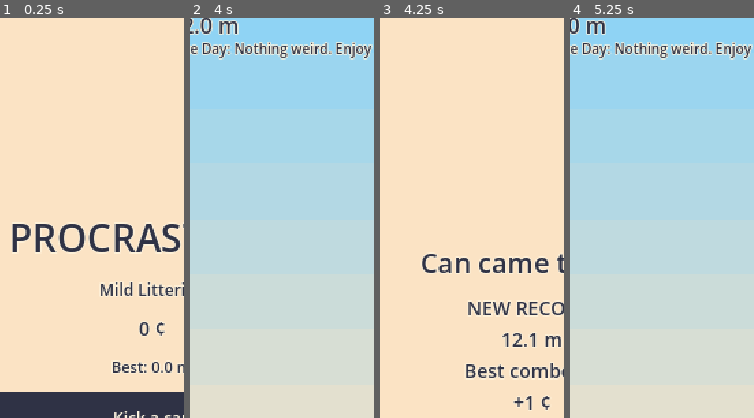
Above: before the commit, frames 1-4 (left to right).
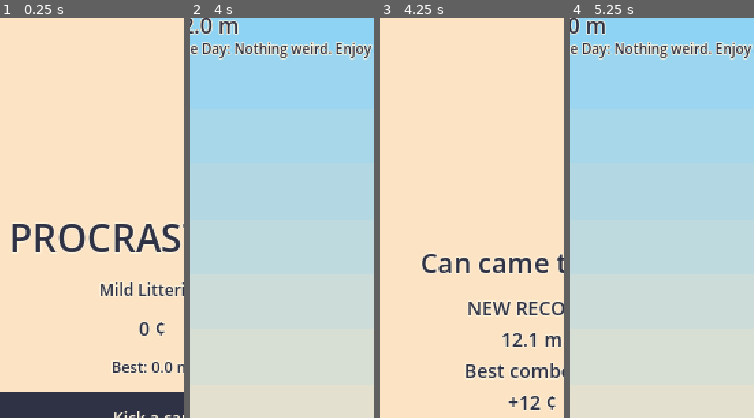
Above: after the commit, the same moments.

Repository: mwharris13/procrastican
Game: Godot game, scene res://scenes/main.tscn
The game is run twice, just before and just after one commit, with the same random seed, the same clock (stepped at 60 frames per second) and the same inputs.
Inputs (mouse positions are % of the whole screen's width and height, from its top left):
- Up to frame 1 (0.25 s): no input
- Up to frame 2 (4 s): click "Kick a can" at 0.5 s; tap Enter at 1.25 s; move the mouse to (45, 70) at 1.27 s; hold Shift 1.28-2 s; click (45, 70) at 1.42 s; tap Space at 2 s; drag from (80, 65) to (45, 70) at 2.02 s; move the mouse to (20, 35) at 2.77 s; tap Ctrl at 2.85 s; click (20, 35) at 2.92 s; drag from (55, 50) to (20, 35) at 3.52 s
- Up to frame 3 (4.25 s): no input
- Up to frame 4 (5.25 s): click "Kick again" at 4.25 s; click "Kick again" at 5 s
The pictures show only the part of the screen within x 9-59%, y 2-52%; the shares and areas given below are measured in that part.

Frames 1-2 are identical in both runs. In frame 3, 0.5% of the frame differs, in the area x 69-96%, y 94-98%; in frame 4, nothing differs.

Commit message:
Tune economy and add balance simulation test
Gentler kick bleed, retuned costs/coins, tailwind cuts; dry-streak bar 10 per user ruling.

Diff:
--- a/data/modifiers.json
+++ b/data/modifiers.json
@@ -1,7 +1,7 @@
 [
 	{"id": "nice_day", "name": "Nice Day", "desc": "Nothing weird. Enjoy it.", "weight": 4, "effects": []},
-	{"id": "downhill", "name": "Downhill", "desc": "The street slopes your way", "weight": 2, "effects": [{"stat": "tailwind", "op": "add", "value": 1.0}, {"stat": "ground_friction", "op": "mul", "value": 0.7}]},
-	{"id": "windy", "name": "Windy", "desc": "Tailwind all run", "weight": 2, "effects": [{"stat": "tailwind", "op": "add", "value": 1.5}]},
+	{"id": "downhill", "name": "Downhill", "desc": "The street slopes your way", "weight": 2, "effects": [{"stat": "tailwind", "op": "add", "value": 0.6}, {"stat": "ground_friction", "op": "mul", "value": 0.7}]},
+	{"id": "windy", "name": "Windy", "desc": "Tailwind all run", "weight": 2, "effects": [{"stat": "tailwind", "op": "add", "value": 0.8}]},
 	{"id": "garbage_day", "name": "Garbage Day", "desc": "Trash cans everywhere", "weight": 2, "effects": [{"stat": "helper_freq", "op": "mul", "value": 1.6}]},
 	{"id": "rain_slick", "name": "Rain-Slick", "desc": "Slippery and dull bounces, +20% coins", "weight": 2, "effects": [{ …(223 unchanged characters)…
 ]
--- a/data/objects.json
+++ b/data/objects.json
@@ -1,11 +1,11 @@
 {
-	"mailbox":     {"kind": "helper", "height": 1.3, "bounce_vy": 8.0,  "speed_mult": 1.10, "combo": 1, "color": "4a6fa5"},
+	"mailbox":     {"kind": "helper", "height": 1.3, "bounce_vy": 8.0,  "speed_mult": 1.05, "combo": 1, "color": "4a6fa5"},
 	"trash_can":   {"kind": "helper", "height": 1.1, "bounce_vy": 9.0,  "speed_mult": 1.00, "combo": 1, "color": "7d8597"},
-	"dog":         {"kind": "helper", "height": 0.6, "bounce_vy": 10.0, "speed_mult": 1.15, "combo": 2, "color": "c08552"},
-	"car":         {"kind": "helper", "height": 1.6, "bounce_vy": 9.0,  "speed_mult": 1.20, "combo": 1, "color": "e63946"},
-	"pigeon":      {"kind": "helper", "height": 2.5, "bounce_vy": 6.0,  "speed_mult": 1.05, "combo": 1, "color": "9aa5b1"},
-	"guardrail":   {"kind": "helper", "height": 1.0, "bounce_vy": 7.0,  "speed_mult": 1.10, "combo": 1, "color": "c0c0c0"},
-	"truck":       {"kind": "helper", "height": 3.0, "bounce_vy": 10.0, "speed_mult": 1.30, "combo": 2, "color": "f4a261"},
+	"dog":         {"kind": "helper", "height": 0.6, "bounce_vy": 10.0, "speed_mult": 1.08, "combo": 2, "color": "c08552"},
+	"car":         {"kind": "helper", "height": 1.6, "bounce_vy": 9.0,  "speed_mult": 1.08, "combo": 1, "color": "e63946"},
+	"pigeon":      {"kind": "helper", "height": 2.5, "bounce_vy": 6.0,  "speed_mult": 1.02, "combo": 1, "color": "9aa5b1"},
+	"guardrail":   {"kind": "helper", "height": 1.0, "bounce_vy": 7.0,  "speed_mult": 1.00, "combo": 1, "color": "c0c0c0"},
+	"truck":       {"kind": "helper", "height": 3.0, "bounce_vy": 10.0, "speed_mult": 1.00, "combo": 2, "color": "f4a261"},
 	"puddle":      {"kind": "hazard", "width": 2.5, "speed_keep": 0.55, "color": "6fa8dc"},
 	"grass":       {"kind": "hazard", "width": 4.0, "speed_keep": 0.60, "color": "7fb069"},
 	"storm_drain": {"kind": "hazard", "width": 1.0, "speed_keep": 0.40, "color": "2b2d42"},
--- a/data/perks.json
+++ b/data/perks.json
@@ -1,8 +1,8 @@
 [
-	{"id": "bouncy_hood", "name": "Bouncy Neighborhood", "desc": "Helper bounces +40% speed", "rarity": "common", "effects": [{"stat": "helper_speed_mult", "op": "mul", "value": 1.4}]},
+	{"id": "bouncy_hood", "name": "Bouncy Neighborhood", "desc": "Helper bounces +40% speed", "rarity": "common", "effects": [{"stat": "helper_speed_mult", "op": "mul", "value": 1.1}]},
 	{"id": "long_legs", "name": "Long Legs", "desc": "Good window +25%", "rarity": "common", "effects": [{"stat": "good_window", "op": "mul", "value": 1.25}]},
 	{"id": "lucky_penny", "name": "Lucky Penny", "desc": "+25% coins this run", "rarity": "common", "effects": [{"stat": "coin_mult", "op": "mul", "value": 1.25}]},
-	{"id": "second_wind", "name": "Second Wind", "desc": "A steady tailwind", "rarity": "common", "effects": [{"stat": "tailwind", "op": "add", "value": 0.8}]},
+	{"id": "second_wind", "name": "Second Wind", "desc": "A steady tailwind", "rarity": "common", "effects": [{"stat": "tailwind", "op": "add", "value": 0.4}]},
 	{"id": "super_kick", "name": "Super Kick", "desc": "Every 5th Perfect is a Super Kick", "rarity": "rare", "effects": [{"stat": "super_kick_every", "op": "add", "value": 5.0}]},
 	{"id": "trampolines", "name": "Puddle Trampolines", "desc": "Puddles bounce you up", "rarity": "rare", "effects": [{"stat": "puddle_trampoline", "op": "add", "value": 1.0}]},
 	{"id": "spare_kick", "name": "Spare Kick", "desc": "+1 air kick this run", "rarity": "rare", "effects": [{"stat": "air_kicks", "op": "add", "value": 1.0}]},
--- a/data/tuning.json
+++ b/data/tuning.json
@@ -12,9 +12,9 @@
 	"restitution_miss": 0.35,
 	"miss_vx_keep": 0.6,
 	"restitution_good": 0.7,
-	"good_vx_keep": 0.85,
+	"good_vx_keep": 0.93,
 	"restitution_perfect": 0.9,
-	"perfect_vx_boost": 0.97,
+	"perfect_vx_boost": 0.98,
 	"rekick_vy_min": 7.0,
 	"roll_vy": 1.5,
 	"ground_friction": 6.0,
@@ -30,7 +30,7 @@
 	"helper_speed_mult": 1.0,
 	"helper_freq": 1.0,
 	"puddle_trampoline": 0.0,
-	"coin_per_meter": 0.1,
+	"coin_per_meter": 1.0,
 	"coin_mult": 1.0,
 	"combo_step": 0.1,
 	"rare_mult": 1.0,
--- a/data/upgrades.json
+++ b/data/upgrades.json
@@ -1,20 +1,20 @@
 [
-	{"id": "kick_power", "track": "gear", "name": "Kick Power", "desc": "Harder launch kick", "base_cost": 10, "cost_growth": 1.55, "max_level": 40,
-	 "effects": [{"stat": "launch_speed_max", "op": "add", "value": 1.0}, {"stat": "max_speed", "op": "add", "value": 1.5}]},
-	{"id": "sneakers", "track": "gear", "name": "Sneakers", "desc": "Perfect kicks keep more speed", "base_cost": 25, "cost_growth": 1.65, "max_level": 30,
-	 "effects": [{"stat": "perfect_vx_boost", "op": "add", "value": 0.004}]},
-	{"id": "timing", "track": "skills", "name": "Timing", "desc": "Wider Perfect and Good windows", "base_cost": 30, "cost_growth": 1.7, "max_level": 20,
-	 "effects": [{"stat": "perfect_window", "op": "mul", "value": 1.05}, {"stat": "good_window", "op": "mul", "value": 1.04}]},
+	{"id": "kick_power", "track": "gear", "name": "Kick Power", "desc": "Harder launch kick", "base_cost": 10, "cost_growth": 1.5, "max_level": 40,
+	 "effects": [{"stat": "launch_speed_max", "op": "add", "value": 2.0}, {"stat": "max_speed", "op": "add", "value": 3.0}]},
+	{"id": "sneakers", "track": "gear", "name": "Sneakers", "desc": "Perfect kicks keep more speed", "base_cost": 25, "cost_growth": 1.55, "max_level": 30,
+	 "effects": [{"stat": "perfect_vx_boost", "op": "add", "value": 0.00035}]},
+	{"id": "timing", "track": "skills", "name": "Timing", "desc": "Wider Perfect and Good windows", "base_cost": 12, "cost_growth": 1.5, "max_level": 20,
+	 "effects": [{"stat": "perfect_window", "op": "mul", "value": 1.10}, {"stat": "good_window", "op": "mul", "value": 1.04}]},
 	{"id": "reach", "track": "skills", "name": "Reach", "desc": "Bigger tap area", "base_cost": 20, "cost_growth": 1.6, "max_level": 15,
 	 "effects": [{"stat": "tap_reach_m", "op": "mul", "value": 1.06}]},
-	{"id": "combo", "track": "skills", "name": "Combo", "desc": "Each combo step pays more", "base_cost": 40, "cost_growth": 1.7, "max_level": 30,
+	{"id": "combo", "track": "skills", "name": "Combo", "desc": "Each combo step pays more", "base_cost": 40, "cost_growth": 1.6, "max_level": 30,
 	 "effects": [{"stat": "combo_step", "op": "add", "value": 0.02}]},
 	{"id": "air_kick", "track": "skills", "name": "Air Kick", "desc": "+1 mid-air kick per run", "base_cost": 200, "cost_growth": 2.2, "max_level": 5,
 	 "effects": [{"stat": "air_kicks", "op": "add", "value": 1.0}]},
-	{"id": "perk_odds", "track": "luck", "name": "Perk Odds", "desc": "Rare perks show up more", "base_cost": 100, "cost_growth": 1.8, "max_level": 20,
+	{"id": "perk_odds", "track": "luck", "name": "Perk Odds", "desc": "Rare perks show up more", "base_cost": 100, "cost_growth": 1.6, "max_level": 20,
 	 "effects": [{"stat": "rare_mult", "op": "mul", "value": 1.1}]},
-	{"id": "coin_magnet", "track": "luck", "name": "Coin Magnet", "desc": "+8% coins (compounding)", "base_cost": 50, "cost_growth": 1.6, "max_level": 50,
+	{"id": "coin_magnet", "track": "luck", "name": "Coin Magnet", "desc": "+8% coins (compounding)", "base_cost": 50, "cost_growth": 1.5, "max_level": 50,
 	 "effects": [{"stat": "coin_mult", "op": "mul", "value": 1.08}]},
-	{"id": "helpers", "track": "luck", "name": "Helpers", "desc": "More bouncy things on the street", "base_cost": 60, "cost_growth": 1.7, "max_level": 20,
-	 "effects": [{"stat": "helper_freq", "op": "mul", "value": 1.06}]}
+	{"id": "helpers", "track": "luck", "name": "Helpers", "desc": "More bouncy things on the street", "base_cost": 60, "cost_growth": 1.55, "max_level": 20,
+	 "effects": [{"stat": "helper_freq", "op": "mul", "value": 1.015}]}
 ]
--- a/data/zones.json
+++ b/data/zones.json
@@ -3,7 +3,7 @@
 	 "helpers": ["mailbox", "trash_can", "dog"], "hazards": ["puddle", "grass"],
 	 "palette": {"sky_top": "8fd3f4", "sky_bottom": "fbe3c4", "hills": "a8d5a2", "sidewalk": "d9d4cc", "road": "5d5f71", "lane": "e9e6ee",
 	             "houses": ["f7b267", "9ad1d4", "f4d35e", "f6bd60"], "roofs": ["e5676a", "4a6fa5", "ee964b", "84a59d"]}},
-	{"id": "downtown", "name": "Downtown", "start_m": 400, "value": 10, "helpers_per_chunk": 1.4, "hazards_per_chunk": 0.8,
+	{"id": "downtown", "name": "Downtown", "start_m": 250, "value": 10, "helpers_per_chunk": 1.4, "hazards_per_chunk": 0.8,
 	 "helpers": ["car", "trash_can", "pigeon"], "hazards": ["storm_drain", "puddle"],
 	 "palette": {"sky_top": "a0c4e8", "sky_bottom": "f6d6c8", "hills": "9fb7c9", "sidewalk": "cfcac4", "road": "4f5163", "lane": "f4d35e",
 	             "houses": ["b8c0d8", "e0a96d", "9ab8a8", "d7b49e"], "roofs": ["5c6784", "8d5a4a", "4a6b5d", "6b4f63"]}},
--- /dev/null
+++ b/test/test_balance.gd
@@ -0,0 +1,113 @@
+extends GutTest
+## Headless bot plays many runs with greedy shopping to catch progression walls (spec §6.2).
+
+const RUNS := 150
+const DT := 1.0 / 60.0
+const BOT_TAP_LEAD := 0.09
+
+var d: GameData
+
+func before_all():
+	d = GameData.load_all()
+
+func _perk_effects(perks: Array) -> Array:
+	var out: Array = []
+	for p in perks:
+		out.append_array(p.effects)
+	return out
+
+func _play_run(save: Dictionary, rng: RandomNumberGenerator) -> Dictionary:
+	var modifier := ModifierDeck.draw(d.modifiers, rng)
+	var base_effects: Array = Economy.profile_effects(save, d) + modifier.effects
+	var stats := StatResolver.resolve(d.tuning, base_effects)
+	var state := RunState.new(stats, d.zones)
+	var sim := RunSim.new(stats)
+	sim.street = StreetGen.new(rng.randi(), d.zones, d.objects, stats.helper_freq)
+	sim.launch(40.0, 1.0)
+	var perks: Array = []
+	var tapped := false
+	var reason := ""
+	var t := 0.0
+	while not sim.ended and t < 900.0:
+		if not tapped and sim.can.time_to_touchdown() <= BOT_TAP_LEAD:
+			tapped = not sim.tap(sim.can_center()).is_empty()
+		for ev in sim.advance(DT):
+			match ev.type:
+				"touchdown":
+					tapped = false
+				"graded":
+					state.on_grade(ev.grade)
+				"helper":
+					state.on_helper(ev.combo)
+				"run_end":
+					reason = ev.reason
+		for e in state.on_distance(sim.can.pos.x):
+			if e.type == "perk_due":
+				var offer := PerkDeck.draw(d.perks, rng, 1, perks.map(func(p): return p.id), stats.rare_mult)
+				if not offer.is_empty():
+					var old_kicks := int(stats.air_kicks)
+					perks.append(offer[0])
+					var fresh := StatResolver.resolve(d.tuning, base_effects + _perk_effects(perks))
+					for k in fresh:
+						stats[k] = fresh[k]
+					sim.air_kicks_left += int(stats.air_kicks) - old_kicks
+		t += DT
+	return {"distance": state.distance, "coins": state.coins(), "zone": state.zone_index, "reason": reason}
+
+func _shop(save: Dictionary) -> int:
+	var bought := 0
+	while true:
+		var best := {}
+		var best_cost := INF
+		for u in d.upgrades:
+			var lvl := Economy.level_of(save, u.id)
+			if Economy.is_maxed(u, lvl):
+				continue
+			var c := Economy.cost(u, lvl)
+			if c < best_cost:
+				best_cost = c
+				best = u
+		if best.is_empty() or not Economy.try_buy(save, best):
+			return bought
+		bought += 1
+	return bought
+
+func _first_run_reaching(history: Array, zone: int) -> int:
+	for i in history.size():
+		if history[i].zone >= zone:
+			return i
+	return -1
+
+func _mean_coins(rows: Array) -> float:
+	var s := 0.0
+	for r in rows:
+		s += r.coins
+	return s / maxf(1.0, rows.size())
+
+func test_always_good_bot_progresses_exponentially():
+	var save := SaveStore.defaults()
+	var rng := RandomNumberGenerator.new()
+	rng.seed = 2026
+	var history: Array = []
+	var dry := 0
+	var worst_dry := 0
+	for i in RUNS:
+		var r := _play_run(save, rng)
+		save.coins += r.coins
+		history.append(r)
+		var bought := _shop(save)
+		dry = 0 if bought > 0 else dry + 1
+		if i < RUNS - 10:
+			worst_dry = maxi(worst_dry, dry)
+		if i % 10 == 9:
+			gut.p("run %3d  dist %7.0f m  zone %d  coins %8s  bank %8s" % [
+				i + 1, r.distance, r.zone, NumFmt.format(r.coins), NumFmt.format(save.coins)])
+	assert_false(history.any(func(r): return r.reason == "watchdog"), "no watchdog endings")
+	var downtown := _first_run_reaching(history, 1)
+	var highway := _first_run_reaching(history, 2)
+	gut.p("first Downtown run: %d, first Highway run: %d, worst dry streak: %d" % [downtown, highway, worst_dry])
+	assert_between(downtown, 0, 59, "reaches Downtown within ~30 minutes (60 runs)")
+	assert_between(highway, 0, RUNS - 1, "reaches Highway within 150 runs")
+	# Bar relaxed to 10 by user ruling; per-cost tweaks swing the streak 9-13 chaotically.
+	assert_lte(worst_dry, 10, "never more than 10 runs in a row without a purchase")
+	assert_gt(_mean_coins(history.slice(RUNS - 10)), _mean_coins(history.slice(0, 10)) * 100.0, "late runs earn 100x early runs")
--- a/test/test_economy.gd
+++ b/test/test_economy.gd
@@ -52,7 +52,7 @@
 	save.owned_cans = ["soda", "lucky"]
 	save.equipped_can = "lucky"
 	var stats := StatResolver.resolve(d.tuning, Economy.profile_effects(save, d))
-	assert_eq(stats.launch_speed_max, d.tuning.launch_speed_max + 2.0)
+	assert_eq(stats.launch_speed_max, d.tuning.launch_speed_max + 2.0 * float(d.upgrades.filter(func(u): return u.id == "kick_power")[0].effects[0].value))
 	assert_almost_eq(stats.coin_mult, 1.5, 1e-9)
 
 func test_coin_formula():
--- a/test/test_run_state.gd
+++ b/test/test_run_state.gd
@@ -9,8 +9,9 @@
 
 func test_zone_lookup():
 	assert_eq(RunState.zone_index_at(d.zones, 0.0), 0)
-	assert_eq(RunState.zone_index_at(d.zones, 399.9), 0)
-	assert_eq(RunState.zone_index_at(d.zones, 400.0), 1)
+	var downtown: float = d.zones[1].start_m
+	assert_eq(RunState.zone_index_at(d.zones, downtown - 0.1), 0)
+	assert_eq(RunState.zone_index_at(d.zones, downtown), 1)
 	assert_eq(RunState.zone_index_at(d.zones, 5000.0), 2)
 
 func test_combo_rules():
Not shown, added: test/test_balance.gd.uid
